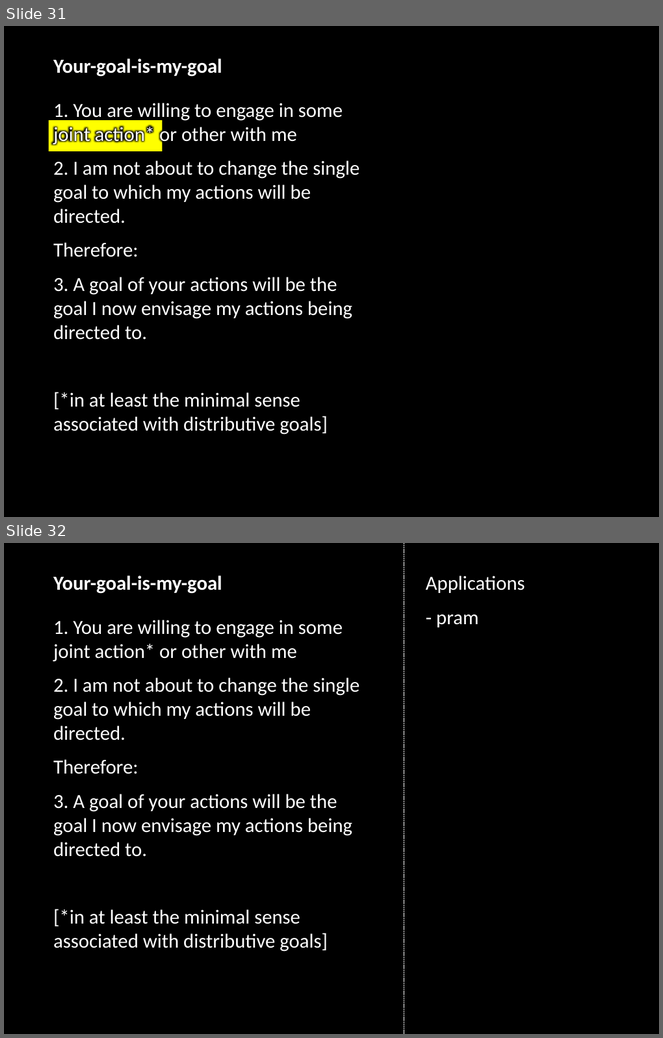
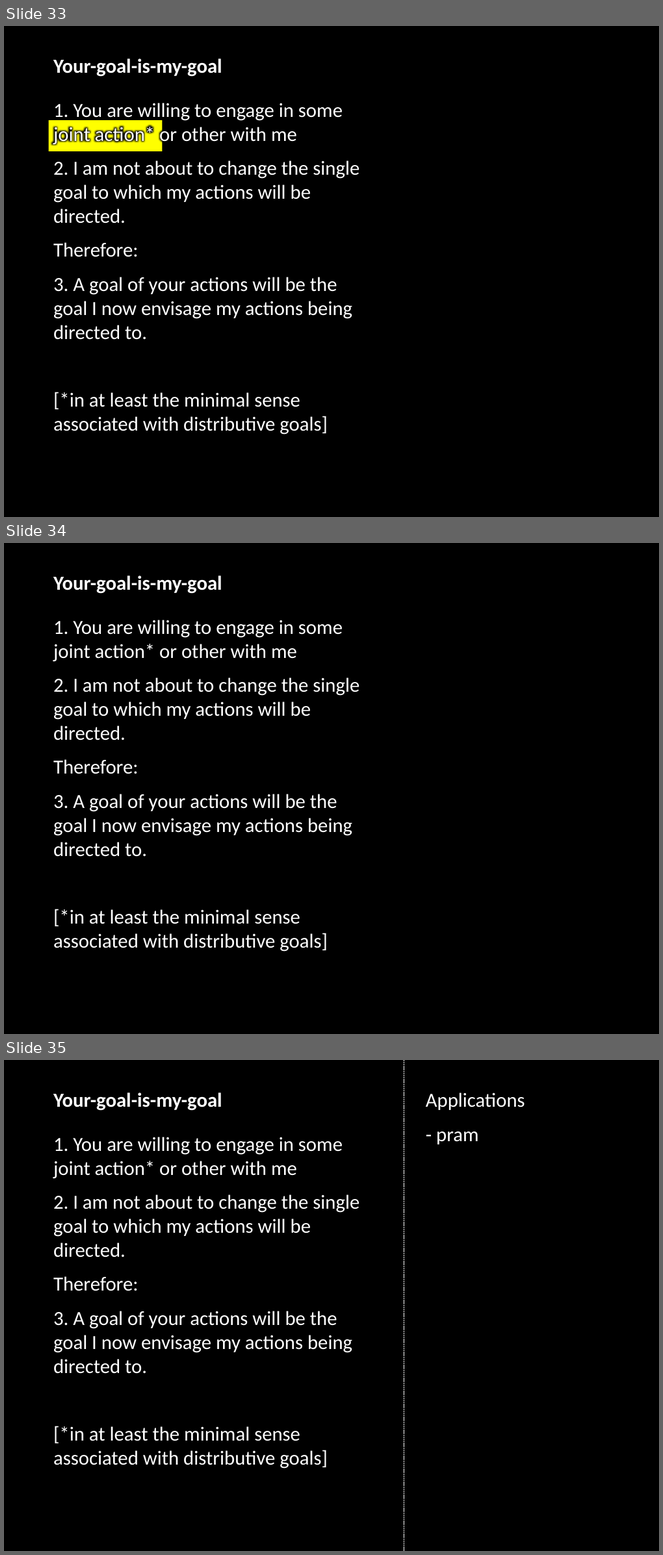
Before and after one commit to butterfill/writing, a slide deck: joint action and knowing others minds/conf budapest ceu talk cognitive 2012-09/interacting mindreaders.ppt.pptx. Shown one above the other, each under a label of ours: slides 31 and 32 before the commit, slides 33, 34 and 35 after it. The pictures are 663x1038 and 663x1555 pixels, drawn with LibreOffice and Linux fonts; fonts in the diff are those of the drawing. Boxes give left, top, right and bottom in pixels: in the first picture for what was removed or moved away, otherwise in the second. Text is boxed around its words. In the diff, an @@ line names an element or a change of style, - is before the commit and + after.

```diff
--- a/joint action and knowing others minds/conf budapest ceu talk cognitive 2012-09/interacting mindreaders.ppt.pptx
+++ b/joint action and knowing others minds/conf budapest ceu talk cognitive 2012-09/interacting mindreaders.ppt.pptx
@@ slide 34 added at (4, 543, 659, 1034), background #000000 @@
@@ text added at (53, 575, 222, 594), 22 pt, text #FFFFFF, bold @@
+Your-goal-is-my-goal
@@ text added at (53, 620, 360, 952), 22 pt, text #FFFFFF @@
+1. You are willing to engage in some joint action* or other with me
+2. I am not about to change the single goal to which my actions will be directed.
+Therefore:
+3. A goal of your actions will be the goal I now envisage my actions being directed to.
+[*in at least the minimal sense associated with distributive goals]
@@ what was slide 31 is now slide 33 @@
@@ what was slide 32 is now slide 35 @@
```
Also in this commit, not shown: 9 slides changed, 4 other slides added, 3 other files.
